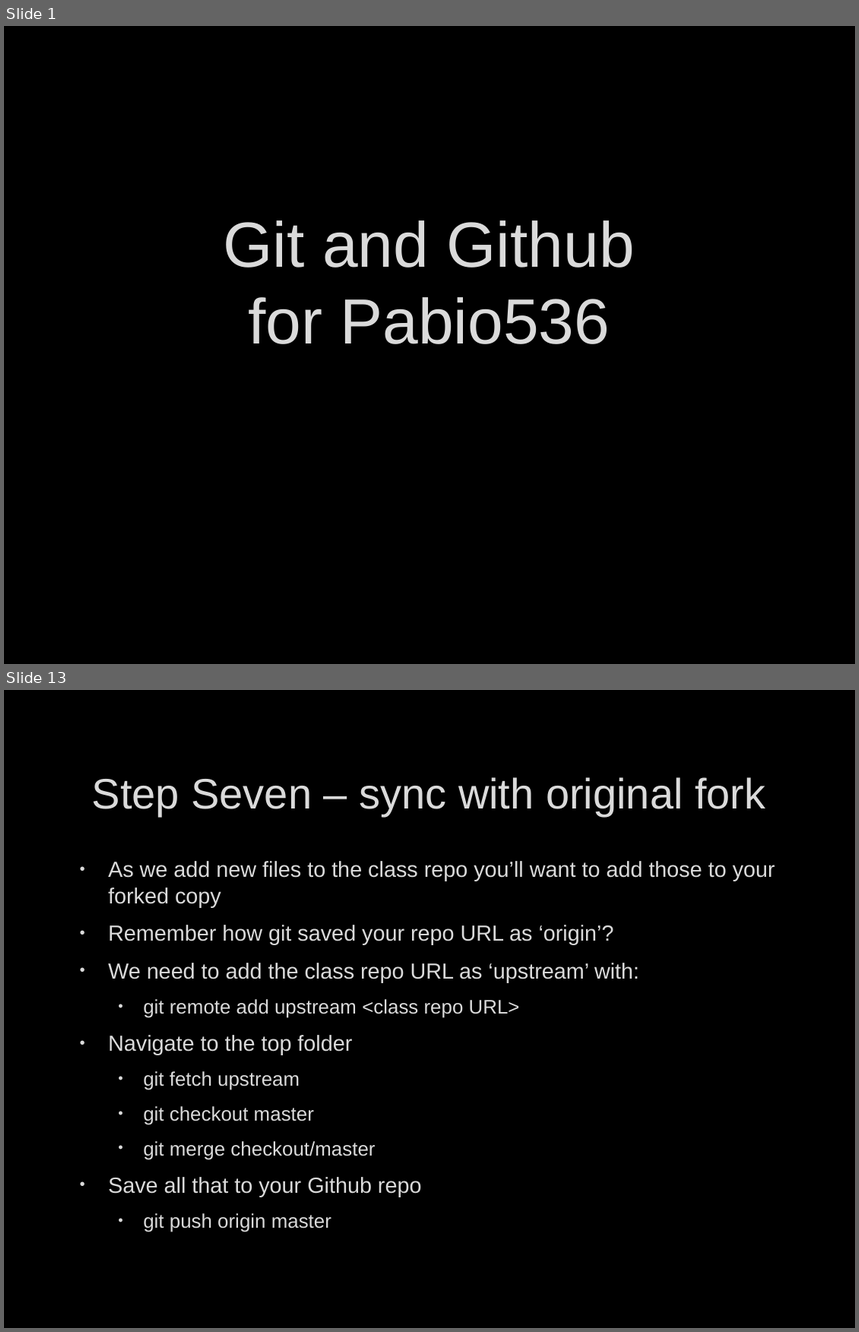
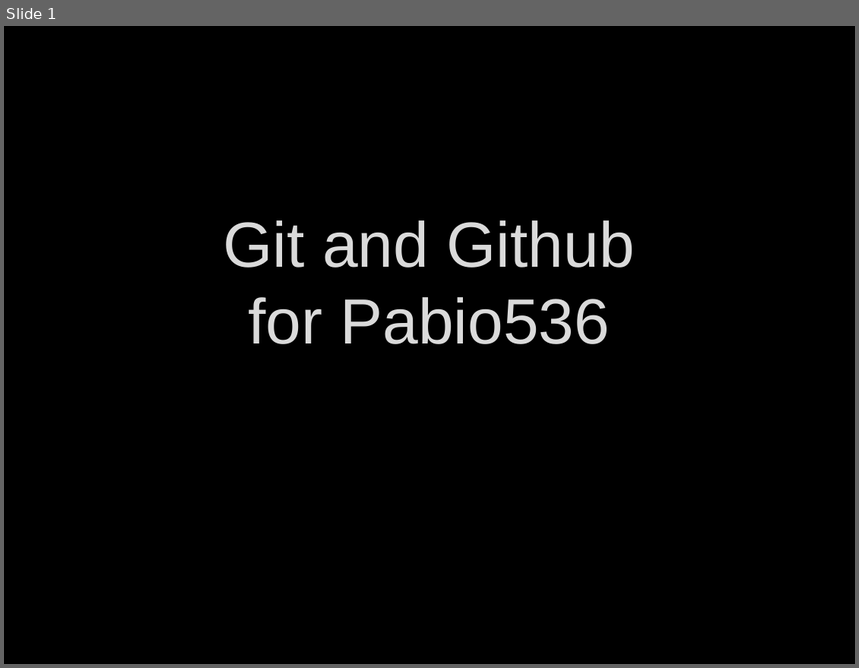
Before and after one commit to fdmast/Pabio536, a slide deck: C1_Introduction/ClassOne.GithubIntro.pptx. Shown one above the other, each under a label of ours: slides 1 and 13 before the commit, slide 1 after it; the slides between them are not shown. The pictures are 859x1332 and 859x668 pixels, drawn with LibreOffice and Linux fonts; fonts in the diff are those of the drawing; background and template pictures are left out. Boxes give left, top, right and bottom in pixels: in the first picture for what was removed or moved away, otherwise in the second. Text is boxed around its words. In the diff, an @@ line names an element or a change of style, - is before the commit and + after.

Commit message:
Complete overhaul of Class 3

```diff
--- a/C1_Introduction/ClassOne.GithubIntro.pptx
+++ b/C1_Introduction/ClassOne.GithubIntro.pptx
@@ slide 13 removed at <box>4,690,855,1328</box>, background picture (left out) @@
@@ title removed at <box>92,777,766,816</box> @@
-Step Seven – sync with original fork
@@ text removed at <box>108,861,775,1233</box> @@
-• As we add new files to the class repo you’ll want to add those to your forked copy
-• Remember how git saved your repo URL as ‘origin’?
-• We need to add the class repo URL as ‘upstream’ with:
-  • git remote add upstream <class repo URL>
-• Navigate to the top folder
-  • git fetch upstream
-  • git checkout master
-  • git merge checkout/master
-• Save all that to your Github repo
-  • git push origin master
```
Also in this commit, not shown: 2 slides changed, 10 slides added, 10 other slides removed, 5 other files.
